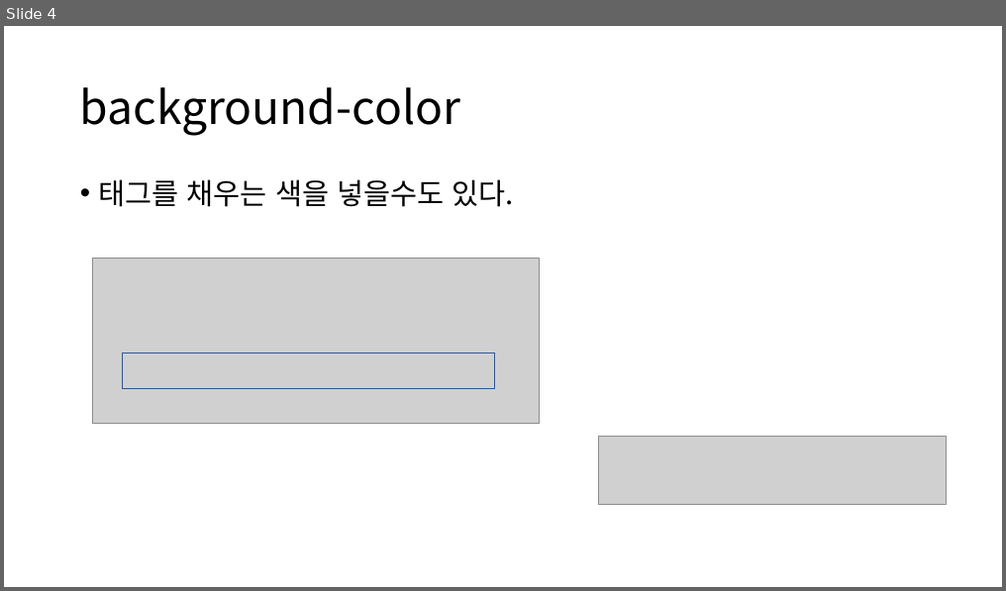
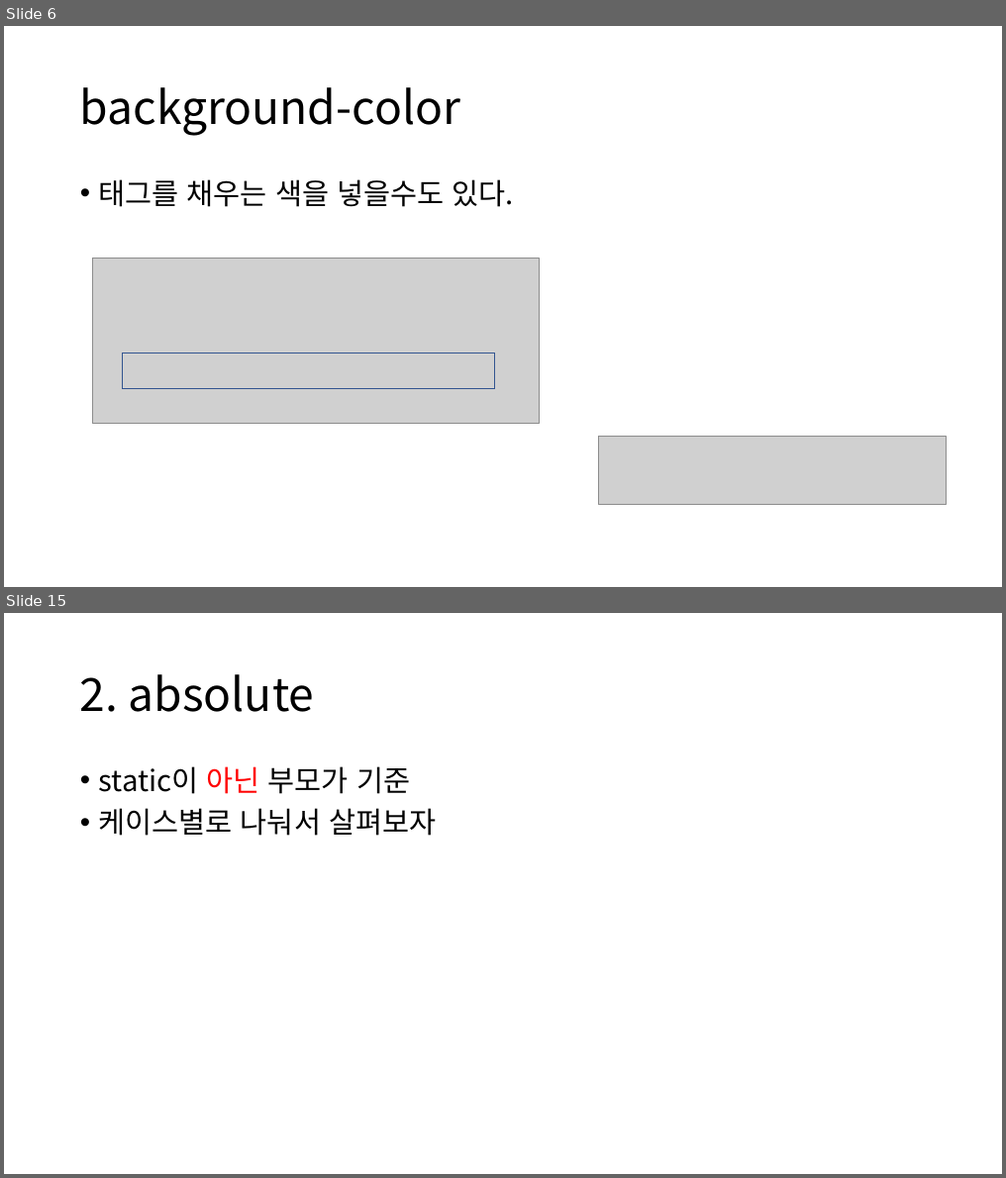
Before and after one commit to GNUCSAssistants/2021webprogramming, a slide deck: 수업/4. CSS(2)/PPT/4. CSS(2).pptx. Shown one above the other, each under a label of ours: slide 4 before the commit, slides 6 and 15 after it; the slides between them are not shown. The pictures are 1006x591 and 1006x1178 pixels, drawn with LibreOffice and Linux fonts; fonts in the diff are those of the drawing; grey boxes stand for pictures. Boxes give left, top, right and bottom in pixels: in the first picture for what was removed or moved away, otherwise in the second. Text is boxed around its words. In the diff, an @@ line names an element or a change of style, - is before the commit and + after.

```diff
--- a/수업/4. CSS(2)/PPT/4. CSS(2).pptx
+++ b/수업/4. CSS(2)/PPT/4. CSS(2).pptx
@@ slide 15 added at box(4, 613, 1002, 1174), background #FFFFFF @@
@@ title added at box(80, 674, 315, 712), 44 pt, text #000000 @@
+2. absolute
@@ text added at box(99, 766, 436, 836), 28 pt, text #000000 @@
+• static이 아닌 부모가 기준
+• 케이스별로 나눠서 살펴보자
@@ what was slide 4 is now slide 6 @@
```
Also in this commit, not shown: 21 other slides added, 3 other files.
